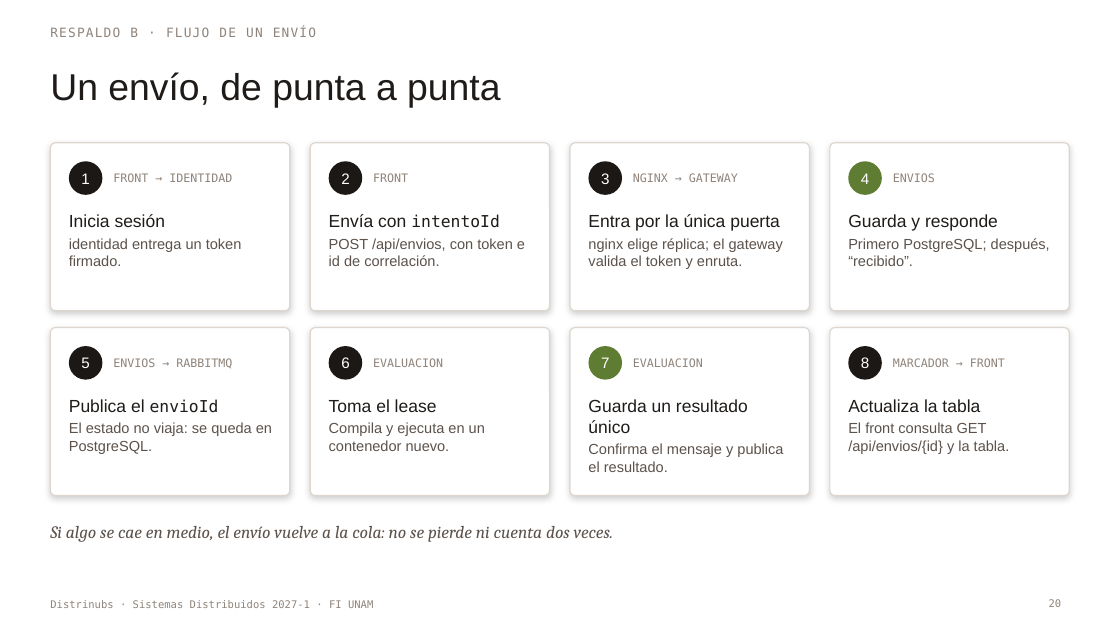
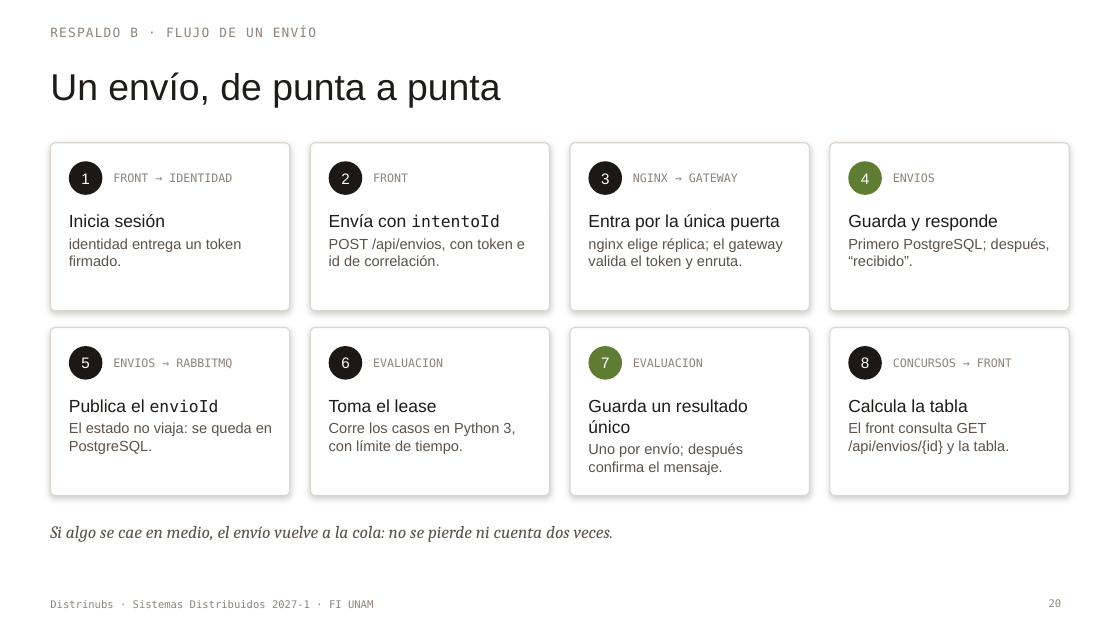
Before and after one commit to Delta2904/sd-2027-1-distrinubs, a slide deck: slide 20 of docs/pitch-distrinubs.pptx. Drawn at 1120x630 pixels with LibreOffice and Linux fonts; fonts in the diff are those of the drawing. Boxes give left, top, right and bottom in pixels: in the first picture for what was removed or moved away, otherwise in the second. Text is boxed around its words. In the diff, an @@ line names an element or a change of style, - is before the commit and + after.

Commit message:
Regenera el pitch con lo que corre en la etapa 2: números medidos, diapositiva de lo que sigue, plan B de la demo y notas del orador

```diff
--- a/docs/pitch-distrinubs.pptx
+++ b/docs/pitch-distrinubs.pptx
@@ text at [893,358,1012,367]: text changed @@
-MARCADOR → FRONT
+CONCURSOS → FRONT
@@ text at [848,399,968,412]: text changed @@
-Actualiza la tabla
+Calcula la tabla
@@ text at [329,422,515,454]: text changed @@
-Compila y ejecuta en un contenedor nuevo.
+Corre los casos en Python 3, con límite de tiempo.
@@ text at [588,443,743,475]: text changed @@
-Confirma el mensaje y publica el resultado.
+Uno por envío; después confirma el mensaje.
```
Also in this commit, not shown: 17 other slides changed, 1 slide added.
